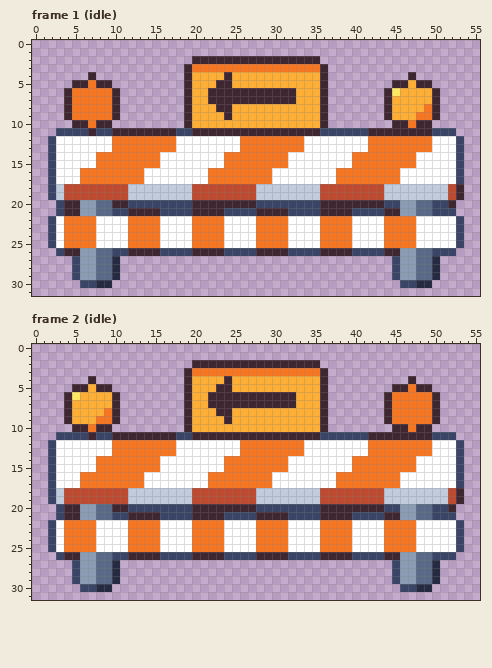
Two versions of one pixel-art file, art/road/construction.aseprite. Above: the version before the commit.
56x32 pixels, 2 frames. Shown: frame 1 (idle), frame 2 (idle).
After:
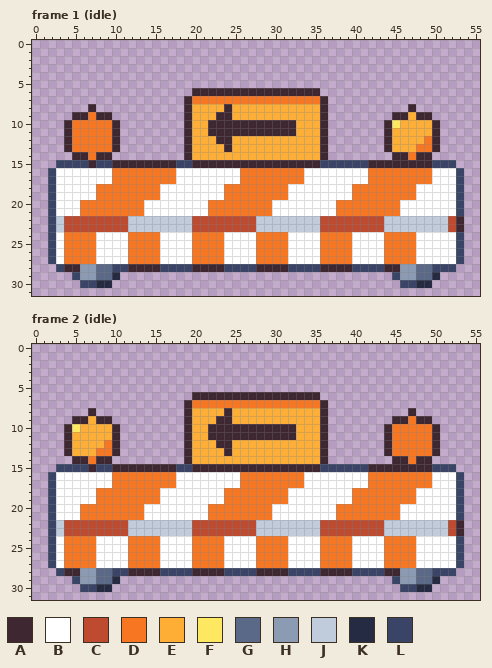
Palette (. is transparent): A #3e2731  B #ffffff  C #be4a2f  D #f77622  E #feae34  F #fee761  G #5a6988  H #8b9bb4  J #c0cbdc  K #262b44  L #3a4466
The edit:
Changed rows in their new state; - is an unchanged pixel.
Frame 1 (idle):
first column x 2:
 2 ------------------................------------------
 3 -----------------..................-----------------
 4 -----.-----------..................----------.------
 5 ---.....---------..................--------.....----
 6 --.......--------.AA-----------AAA.-------.......---
 7 --.......---------DDDDDDDDDDDDDDDD--------.......---
 8 --...A...------------E--------------------...A...---
 9 --.AA-AA.------------A--------------------.AA-AA.---
10 --ADD-DDA-----------AAAAAAAAAAA-----------AFEEEEA---
11 -.ADDDDD-........AEE-----------EEEA.......-EEEEEA..-
12 ..ADDDDDA........AEEEAAEEEEEEEEEEEA.......AEEEE-A...
13 ..ADDDDDA........AEEEEAEEEEEEEEEEEA.......AEEE--A...
14 ...AADAA.........AEEEEEEEEEEEEEEEEA........AA-AA....
15 .LLLLALLAAAAAAAALLAAAAAAAAAAAAAAAALLLLLLAAAAAAAALLL.
16 ----BBBB----DDDD----BBBB----DDDD----BBBB----DDDD----
17 ----BBBB----DDDD----BBBB----DDDD----BBBB----DDDD----
18 -BBBBBDDDDDDDDBBBBBBBBDDDDDDDDBBBBBBBBDDDDDDDDBBBBBL
19 -BBBBBDDDDDDDDBBBBBBBBDDDDDDDDBBBBBBBBDDDDDDDDBBBBBL
20 LBBBDDDDDDDDBBBBBBBBDDDDDDDDBBBBBBBBDDDDDDDDBBBBBBBL
21 LBBBDDDDDDDDBBBBBBBBDDDDDDDDBBBBBBBBDDDDDDDDBBBBBBBL
22 -JCCCCCCCCJJJJJJJJCCCCCCCCJJJJJJJJCCCCCCCCJJJJJJJJCA
23 -JCCCCCCCCJJJJJJJJCCCCCCCCJJJJJJJJCCCCCCCCJJJJJJJJCA
26 LBDDDDBBBBDDDDBBBBDDDDBBBBDDDDBBBBDDDDBBBBDDDDBBBBBL
27 LBDDDDBBBBDDDDBBBBDDDDBBBBDDDDBBBBDDDDBBBBDDDDBBBBBL
28 -LAA----LLAAAALLLLAAAALLLLAAAALLLLAAAALLLLAA----LLL-
Frame 2 (idle):
first column x 2:
 2 ------------------................------------------
 3 -----------------..................-----------------
 4 -----.-----------..................----------.------
 5 ---.....---------..................--------.....----
 6 --.......--------.AA-----------AAA.-------.......---
 7 --.......---------DDDDDDDDDDDDDDDD--------.......---
 8 --...A...------------E--------------------...A...---
 9 --.AA-AA.------------A--------------------.AA-AA.---
10 --AFEEEEA-----------AAAAAAAAAAA-----------ADD-DDA---
11 -.AEEEEE-........AEE-----------EEEA.......-DDDDDA..-
12 ..AEEEEDA........AEEEAAEEEEEEEEEEEA.......A-----A...
13 ..AEEEDDA........AEEEEAEEEEEEEEEEEA.......A-----A...
14 ...AADAA.........AEEEEEEEEEEEEEEEEA........AA-AA....
15 .LLLLALLAAAAAAAALLAAAAAAAAAAAAAAAALLLLLLAAAAAAAALLL.
16 ----BBBB----DDDD----BBBB----DDDD----BBBB----DDDD----
17 ----BBBB----DDDD----BBBB----DDDD----BBBB----DDDD----
18 -BBBBBDDDDDDDDBBBBBBBBDDDDDDDDBBBBBBBBDDDDDDDDBBBBBL
19 -BBBBBDDDDDDDDBBBBBBBBDDDDDDDDBBBBBBBBDDDDDDDDBBBBBL
20 LBBBDDDDDDDDBBBBBBBBDDDDDDDDBBBBBBBBDDDDDDDDBBBBBBBL
21 LBBBDDDDDDDDBBBBBBBBDDDDDDDDBBBBBBBBDDDDDDDDBBBBBBBL
22 -JCCCCCCCCJJJJJJJJCCCCCCCCJJJJJJJJCCCCCCCCJJJJJJJJCA
23 -JCCCCCCCCJJJJJJJJCCCCCCCCJJJJJJJJCCCCCCCCJJJJJJJJCA
26 LBDDDDBBBBDDDDBBBBDDDDBBBBDDDDBBBBDDDDBBBBDDDDBBBBBL
27 LBDDDDBBBBDDDDBBBBDDDDBBBBDDDDBBBBDDDDBBBBDDDDBBBBBL
28 -LAA----LLAAAALLLLAAAALLLLAAAALLLLAAAALLLLAA----LLL-
Boxes around the changes in both pictures, in picture pixels (x1, y1, x2, y2):
changed: (48, 56, 464, 272)
changed: (48, 360, 464, 576)
